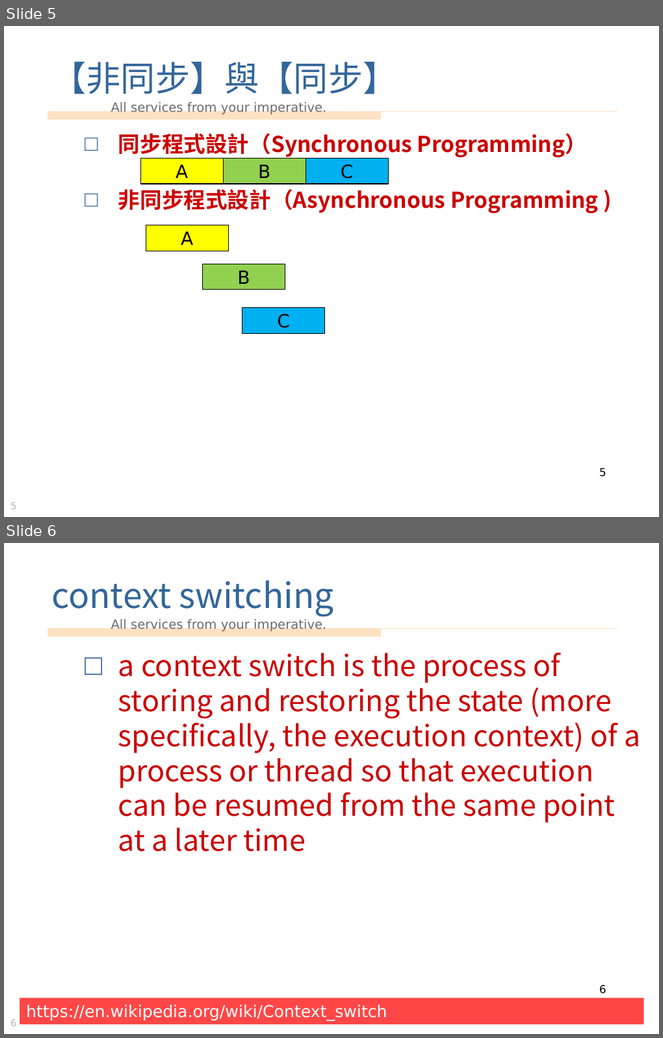
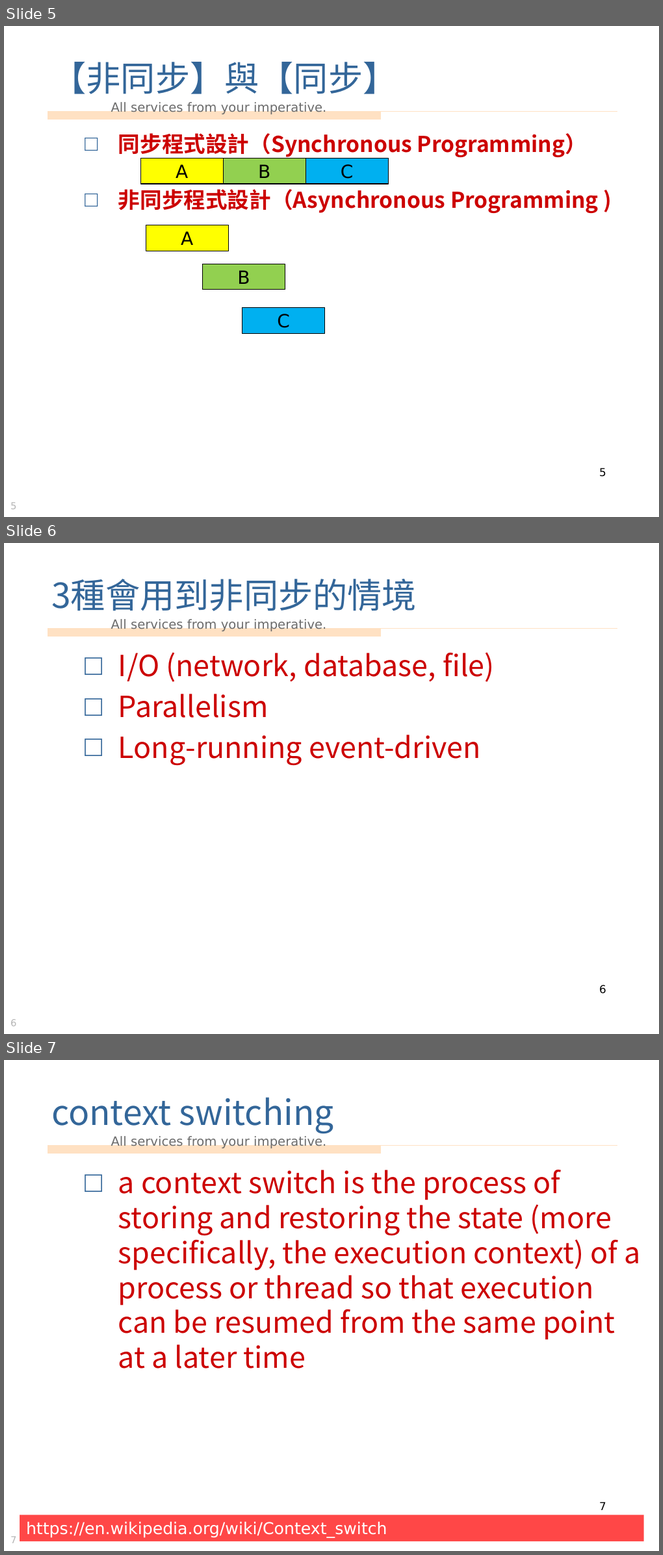
Before and after one commit to vulcanlee/Parallel_Asynchronous_Sample, a slide deck: 多執行緒處理和非同步處理.pptx. Shown one above the other, each under a label of ours: slides 5 and 6 before the commit, slides 5, 6 and 7 after it. The pictures are 663x1038 and 663x1555 pixels, drawn with LibreOffice and Linux fonts; fonts in the diff are those of the drawing; background and template pictures are left out. Boxes give left, top, right and bottom in pixels: in the first picture for what was removed or moved away, otherwise in the second. Text is boxed around its words. In the diff, an @@ line names an element or a change of style, - is before the commit and + after.

```diff
--- a/多執行緒處理和非同步處理.pptx
+++ b/多執行緒處理和非同步處理.pptx
@@ slide 6 added at (x1=4, y1=543, x2=659, y2=1034), background picture (left out); not listed: 4 template elements that a slide beside it also shows @@
@@ title added at (x1=51, y1=579, x2=417, y2=611), 38 pt, text #336699 @@
+3種會用到非同步的情境
@@ text added at (x1=118, y1=652, x2=495, y2=765), 32 pt, text #CC0000 @@
+□ I/O (network, database, file)
+□ Parallelism
+□ Long-running event-driven
@@ page number added at (x1=599, y1=985, x2=607, y2=994), 12 pt, text #000000 @@
+6
@@ what was slide 6 is now slide 7 @@
@@ page number at (x1=599, y1=1502, x2=607, y2=1510): text changed @@
-6
+7
@@ page number at (x1=10, y1=1536, x2=16, y2=1544): text changed @@
-6
+7
```
Also in this commit, not shown: 2 slides changed, 3 other slides added, 1 other file.
